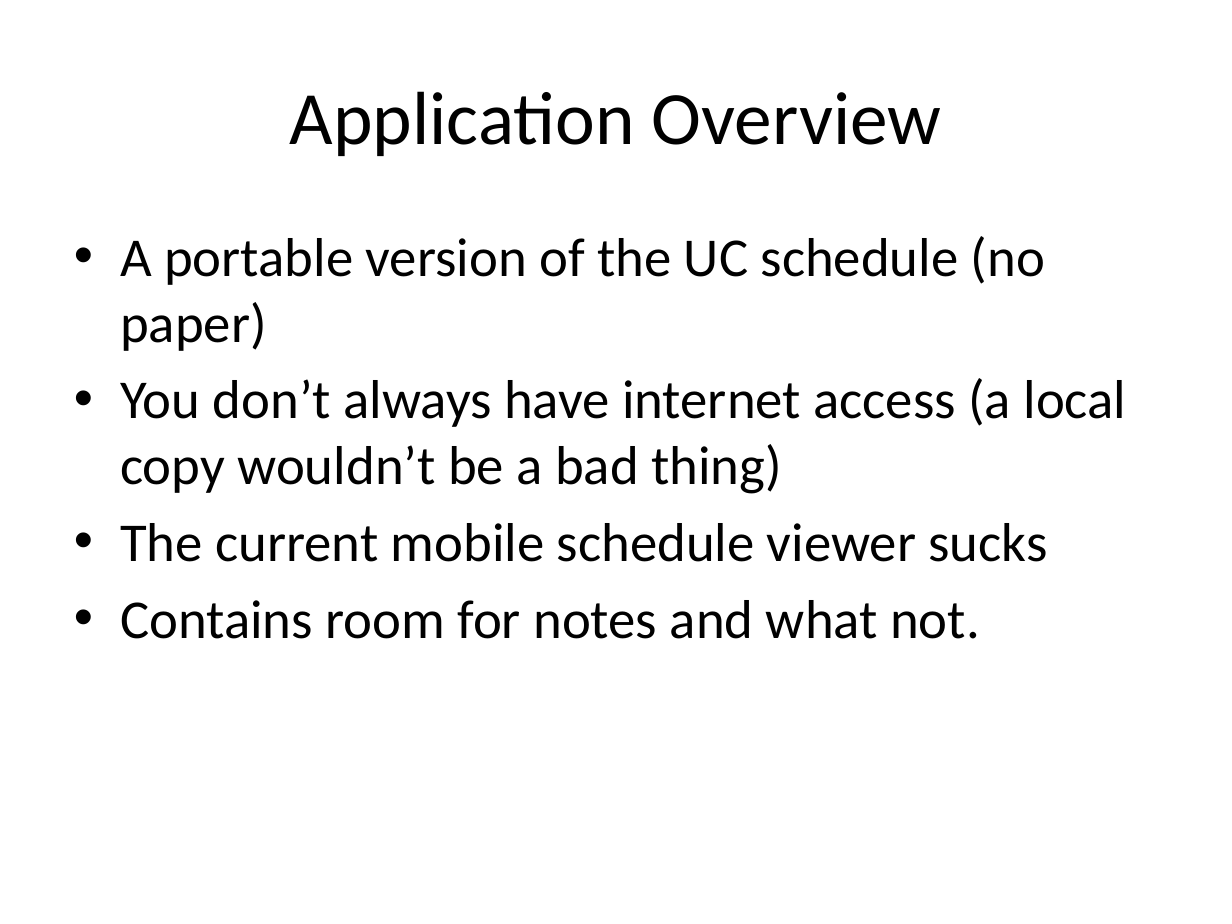
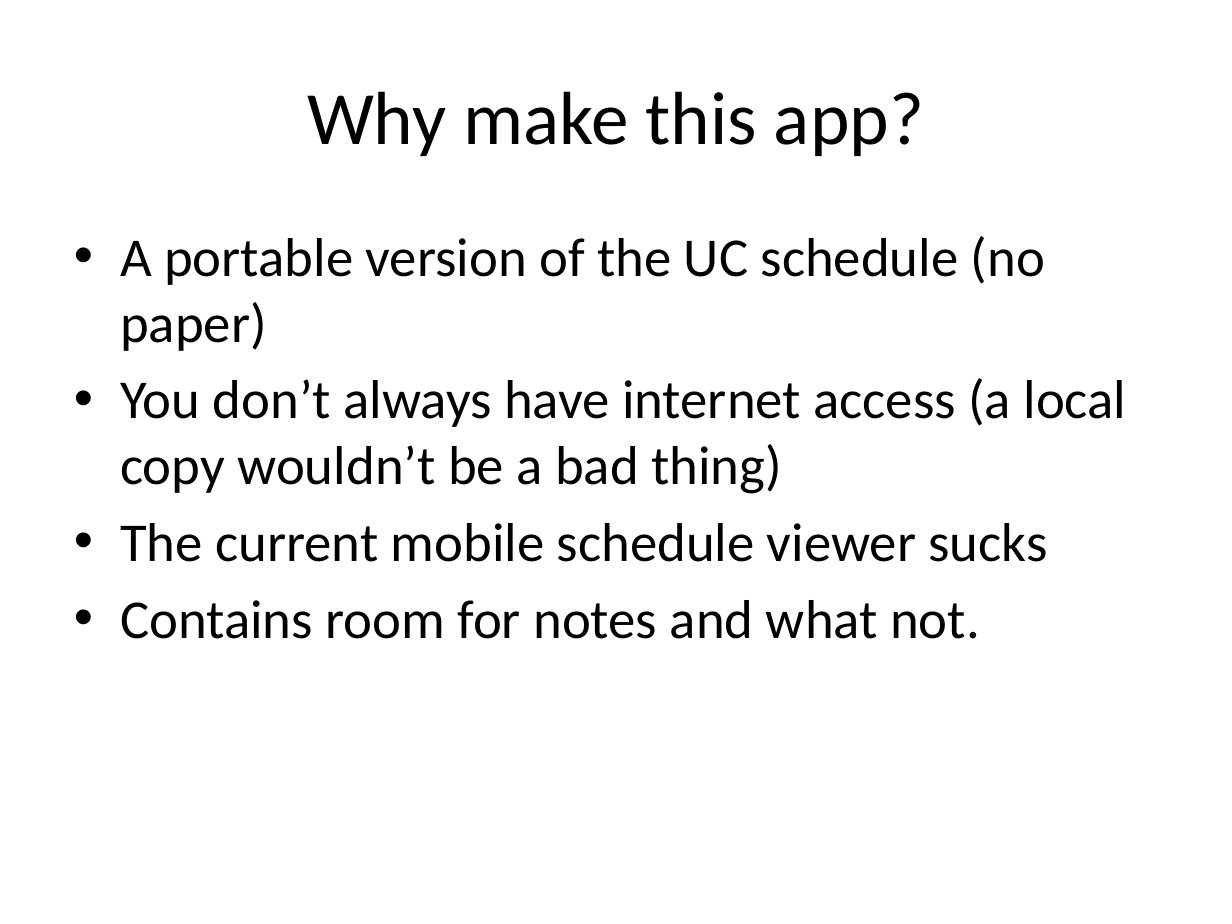
Before and after one commit to scurrymd/Software-Engineering, a slide deck: slide 4 of docs/UC Schedule App.pptx. Drawn at 1232x924 pixels with LibreOffice and Linux fonts; fonts in the diff are those of the drawing. Boxes give left, top, right and bottom in pixels: in the first picture for what was removed or moved away, otherwise in the second. Text is boxed around its words. In the diff, an @@ line names an element or a change of style, - is before the commit and + after.

```diff
--- a/docs/UC Schedule App.pptx
+++ b/docs/UC Schedule App.pptx
@@ title at (x1=307, y1=91, x2=924, y2=156): text changed @@
-Application Overview
+Why make this app?
```
Also in this commit, not shown: 12 other slides changed, 3 other files.
